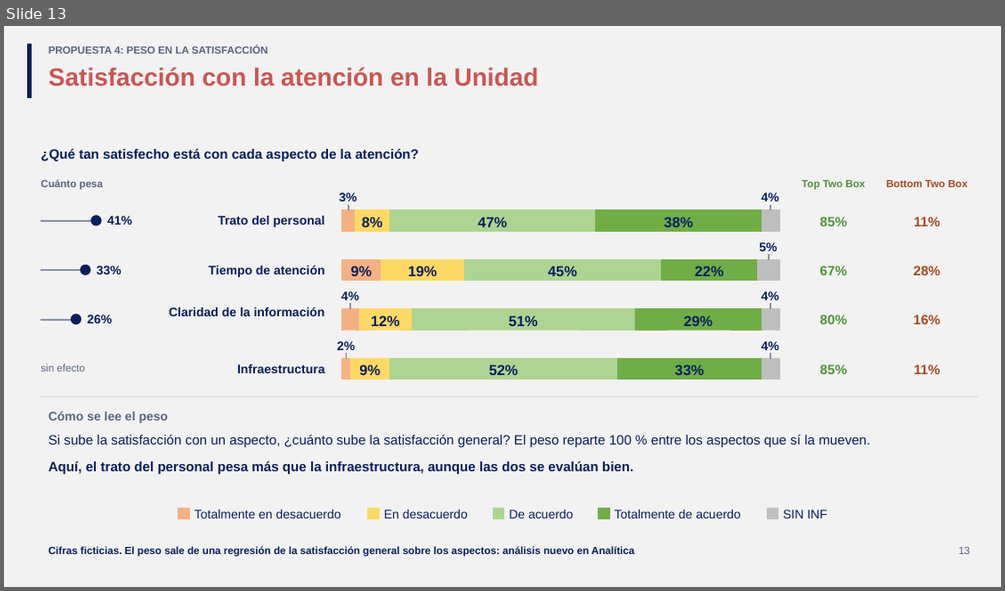
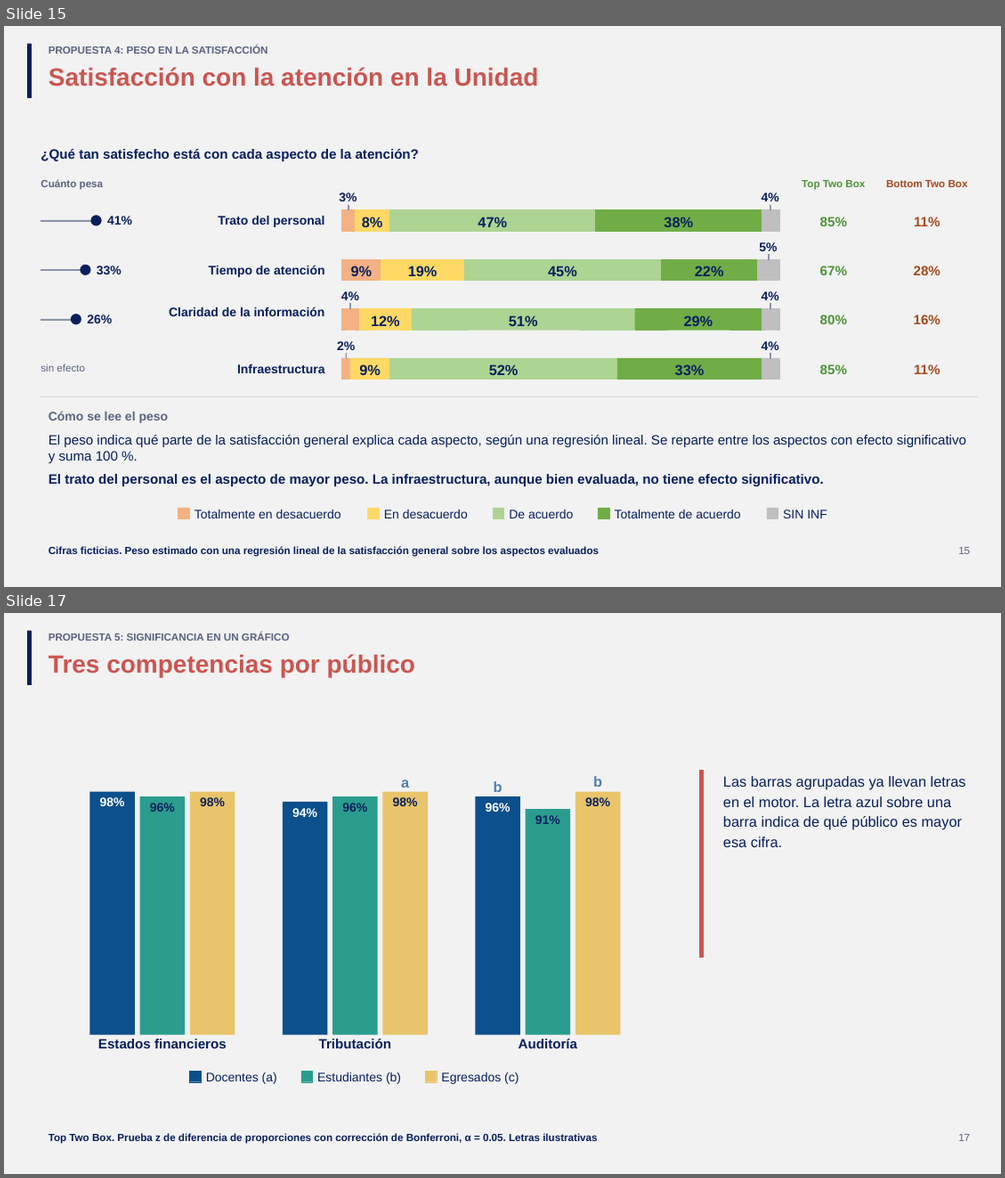
Before and after one commit to GonzaloAlmendariz/prosecnur-app, a slide deck: docs/qa/motor-ppt-2026-10-06/4-recetario/propuestas-rescatables.pptx. Shown one above the other, each under a label of ours: slide 13 before the commit, slides 15 and 17 after it; the slides between them are not shown. The pictures are 1005x591 and 1005x1178 pixels, drawn with LibreOffice and Linux fonts; fonts in the diff are those of the drawing; background and template pictures are left out. Boxes give left, top, right and bottom in pixels: in the first picture for what was removed or moved away, otherwise in the second. Text is boxed around its words. In the diff, an @@ line names an element or a change of style, - is before the commit and + after.

```diff
--- a/docs/qa/motor-ppt-2026-10-06/4-recetario/propuestas-rescatables.pptx
+++ b/docs/qa/motor-ppt-2026-10-06/4-recetario/propuestas-rescatables.pptx
@@ slide 17 added at (x1=4, y1=613, x2=1001, y2=1174), background #F2F2F2 @@
@@ rectangle added at (x1=28, y1=630, x2=32, y2=684), fill #081F5C, outline #081F5C 0.25 pt @@
@@ text added at (x1=48, y1=633, x2=290, y2=641), 10 pt, text #5A6480, bold @@
+PROPUESTA 5: SIGNIFICANCIA EN UN GRÁFICO
@@ title added at (x1=48, y1=654, x2=415, y2=677), 24 pt, text #CA5651, bold @@
+Tres competencias por público
@@ rectangle added at (x1=699, y1=770, x2=704, y2=957), fill #CA5651, outline #CA5651 0.25 pt @@
@@ text added at (x1=723, y1=776, x2=966, y2=847), 14 pt, text #081F5C @@
+Las barras agrupadas ya llevan letras en el motor. La letra azul sobre una barra indica de qué público es mayor esa cifra.
@@ group added at (x1=90, y1=776, x2=620, y2=1048): 15 texts, 9 rectangles @@
+98%
+96%
+98%
+94%
+96%
+98%
+96%
+91%
+98%
+a
+b
+b
+Estados financieros
+Tributación
+Auditoría
@@ rectangle added at (x1=189, y1=1070, x2=201, y2=1082), fill #0B4F8C, outline #0B4F8C 0.25 pt @@
@@ text added at (x1=206, y1=1072, x2=277, y2=1084), 12 pt, text #081F5C @@
+Docentes (a)
@@ rectangle added at (x1=301, y1=1070, x2=312, y2=1082), fill #2A9D8F, outline #2A9D8F 0.25 pt @@
@@ text added at (x1=317, y1=1072, x2=401, y2=1084), 12 pt, text #081F5C @@
+Estudiantes (b)
@@ rectangle added at (x1=425, y1=1070, x2=437, y2=1082), fill #E9C46A, outline #E9C46A 0.25 pt @@
@@ text added at (x1=441, y1=1072, x2=518, y2=1084), 12 pt, text #081F5C @@
+Egresados (c)
@@ text added at (x1=48, y1=1133, x2=597, y2=1143), 10 pt, text #081F5C, bold @@
+Top Two Box. Prueba z de diferencia de proporciones con corrección de Bonferroni, α = 0.05. Letras ilustrativas
@@ text added at (x1=958, y1=1134, x2=970, y2=1141), 10 pt, text #5A6480 @@
+17
@@ what was slide 13 is now slide 15 @@
@@ slide 15 changed as well @@
@@ text at (x1=48, y1=434, x2=966, y2=463): text changed @@
-Si sube la satisfacción con un aspecto, ¿cuánto sube la satisfacción general? El peso reparte 100 % entre los aspectos que sí la mueven.
+El peso indica qué parte de la satisfacción general explica cada aspecto, según una regresión lineal. Se reparte entre los aspectos con efecto significativo y suma 100 %.
@@ text at (x1=48, y1=474, x2=823, y2=486): text changed @@
-Aquí, el trato del personal pesa más que la infraestructura, aunque las dos se evalúan bien.
+El trato del personal es el aspecto de mayor peso. La infraestructura, aunque bien evaluada, no tiene efecto significativo.
@@ text at (x1=48, y1=546, x2=599, y2=556): text changed @@
-Cifras ficticias. El peso sale de una regresión de la satisfacción general sobre los aspectos: análisis nuevo en Analítica
+Cifras ficticias. Peso estimado con una regresión lineal de la satisfacción general sobre los aspectos evaluados
```
Also in this commit, not shown: 11 other slides changed, 4 other slides added, 1 slide removed, 2 other files.
